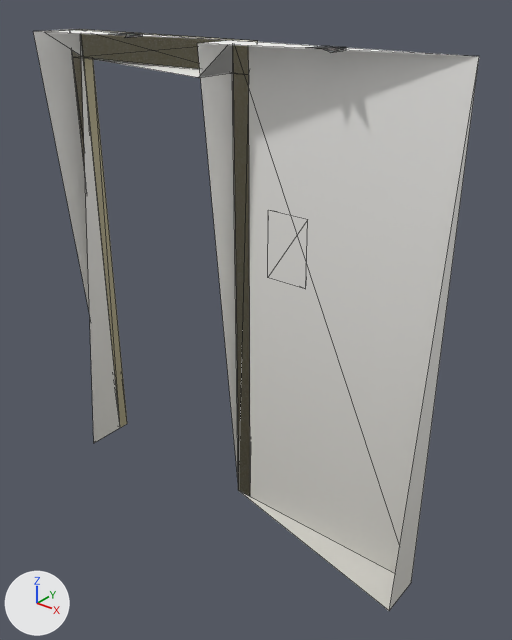
Renders of the glTF model models/kit/airlockWall_concrete_meshin.glb from each side of a commit.
Both versions are drawn from a camera (50 mm lens) standing at (1.92, -2.15, 2.42) and looking at (0.13, 0.09, 1.03). Arrows for +X, +Y and +Z are at lower left; the lights stay in place. The first picture is the older version. Mesh edges are drawn as thin lines. Vertices at exactly the same position are counted once.

In view in the first picture: 'airlockWall_concrete_meshin'.
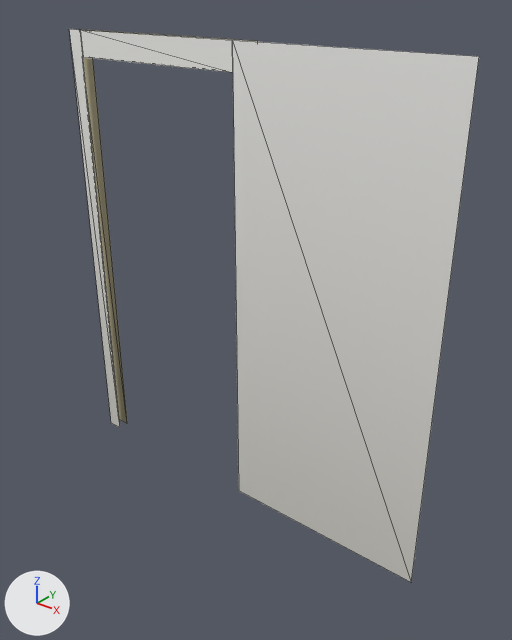
Diff of the bpy script that builds the scene:
```diff
--- a/models/kit/airlockWall_concrete_meshin.glb.py
+++ b/models/kit/airlockWall_concrete_meshin.glb.py
@@ me_base @@
 # used by ob_airlockwall_concrete_meshin; location = (0.0, 0.0, 0.0)
-me_base.from_pydata(...)  # 96 vertices, 138 faces; spans x -1.0..1.0, y -0.1..0.16, z 0.0..2.21
+me_base.from_pydata(...)  # 44 vertices, 24 faces; spans x -1.0..1.0, y 0.1..0.16, z 0.0..2.2
+# me_base part 1: the loose piece of 6 vertices spanning x -0.55..-0.45, y -0.05..0.05, z 2.2..2.21 is deleted
+# me_base part 2: the loose piece of 6 vertices spanning x 0.45..0.55, y -0.05..0.05, z 2.2..2.21 is deleted
+# me_base part 3
+# 40 vertices are removed from x -1.0..1.0, y -0.1..0.16, z 0.0..2.2
+# 112 faces are deleted
+# 10 new faces join them, mat_steel
 me_base.materials.append(mat_concrete)
```

Location of each change, (x1, y1, x2, y2) in pixels of the pictures (512 x 640 px):
'airlockWall_concrete_meshin', reshaped (8% narrower)
    before: (33, 29, 479, 610)
    after: (69, 29, 479, 582)
part 1 of me_base, deleted
    before: (116, 33, 143, 38)
part 2 of me_base, deleted
    before: (307, 46, 346, 53)
part 3 of me_base, cut back
    before: (33, 29, 479, 610)
